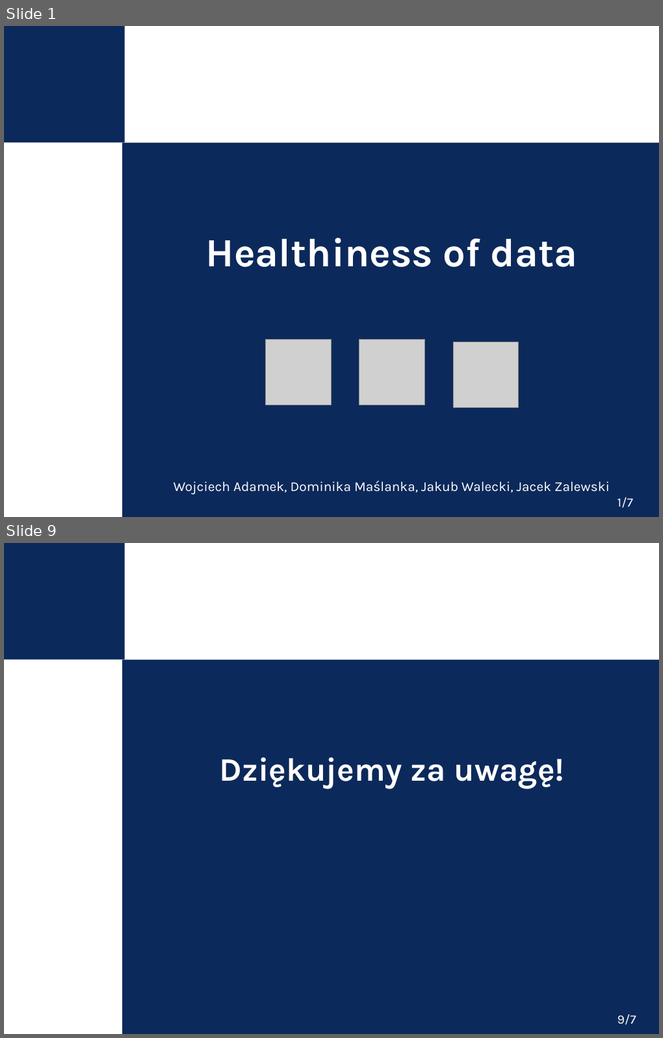
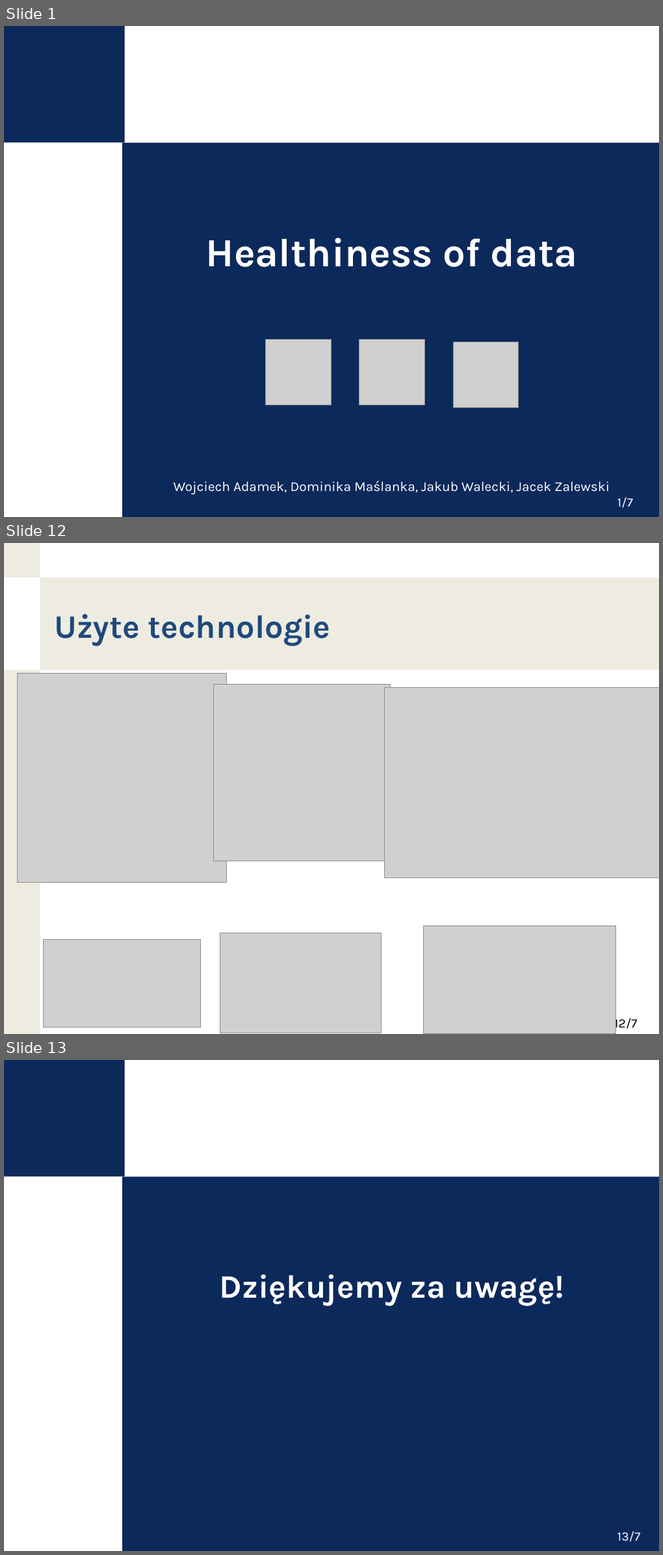
Before and after one commit to nokia-wroclaw/innovativeprojects-healthiness-of-data, a slide deck: KPZ_demo_prezentacja.pptx. Shown one above the other, each under a label of ours: slides 1 and 9 before the commit, slides 1, 12 and 13 after it; the slides between them are not shown. The pictures are 663x1038 and 663x1555 pixels, drawn with LibreOffice and Linux fonts; fonts in the diff are those of the drawing; grey boxes stand for pictures; background and template pictures are left out. Boxes give left, top, right and bottom in pixels: in the first picture for what was removed or moved away, otherwise in the second. Text is boxed around its words. In the diff, an @@ line names an element or a change of style, - is before the commit and + after.

```diff
--- a/KPZ_demo_prezentacja.pptx
+++ b/KPZ_demo_prezentacja.pptx
@@ slide 12 added at (4, 543, 659, 1034), background #FFFFFF @@
@@ rectangle added at (4, 543, 40, 577), fill #EEECE1 @@
@@ rectangle added at (40, 577, 659, 670), fill #EEECE1 @@
@@ text added at (54, 614, 331, 646), 36 pt, text #1F497D, bold @@
+Użyte technologie
@@ rectangle added at (4, 670, 40, 1034), fill #EEECE1 @@
@@ picture added at (17, 674, 227, 883) @@
@@ picture added at (214, 685, 391, 861) @@
@@ picture added at (385, 688, 659, 878) @@
@@ picture added at (423, 927, 616, 1034) @@
@@ picture added at (43, 940, 200, 1028) @@
@@ picture added at (220, 933, 382, 1033) @@
@@ page number added at (614, 1016, 638, 1032), 14 pt, text #000000 @@
+12/7
@@ what was slide 9 is now slide 13 @@
@@ page number at (618, 1531, 641, 1542): text changed @@
-9/7
+13/7
```
Also in this commit, not shown: 6 slides changed, 4 other slides added, 1 slide removed.
